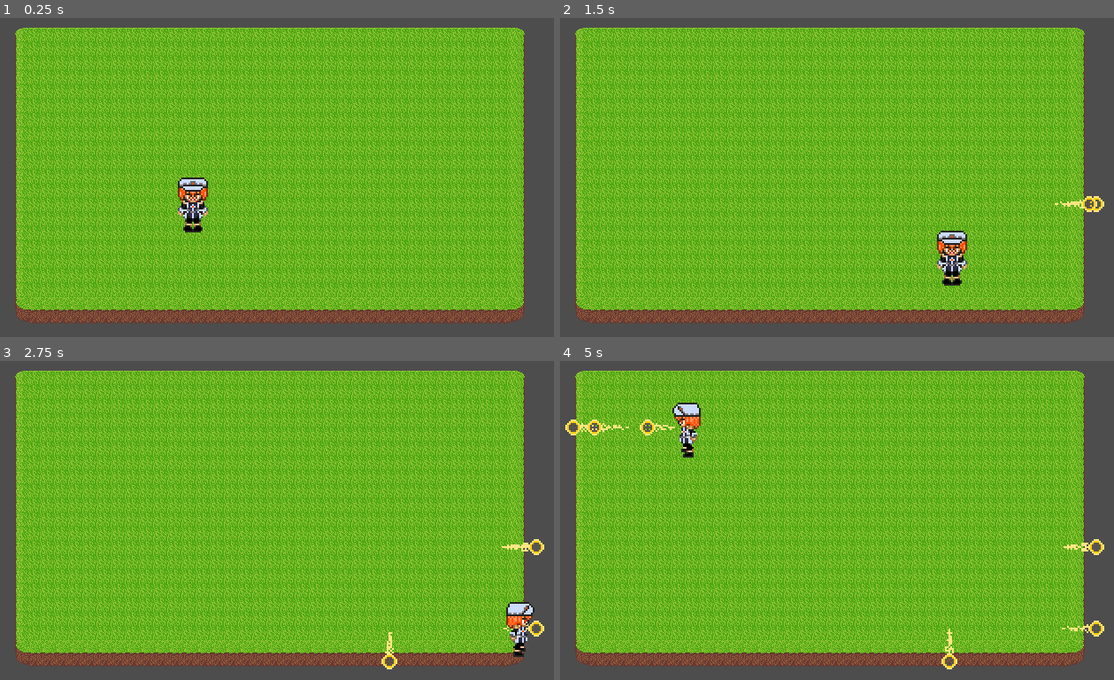
Above: before the commit, frames 1-4 (two rows, left to right).
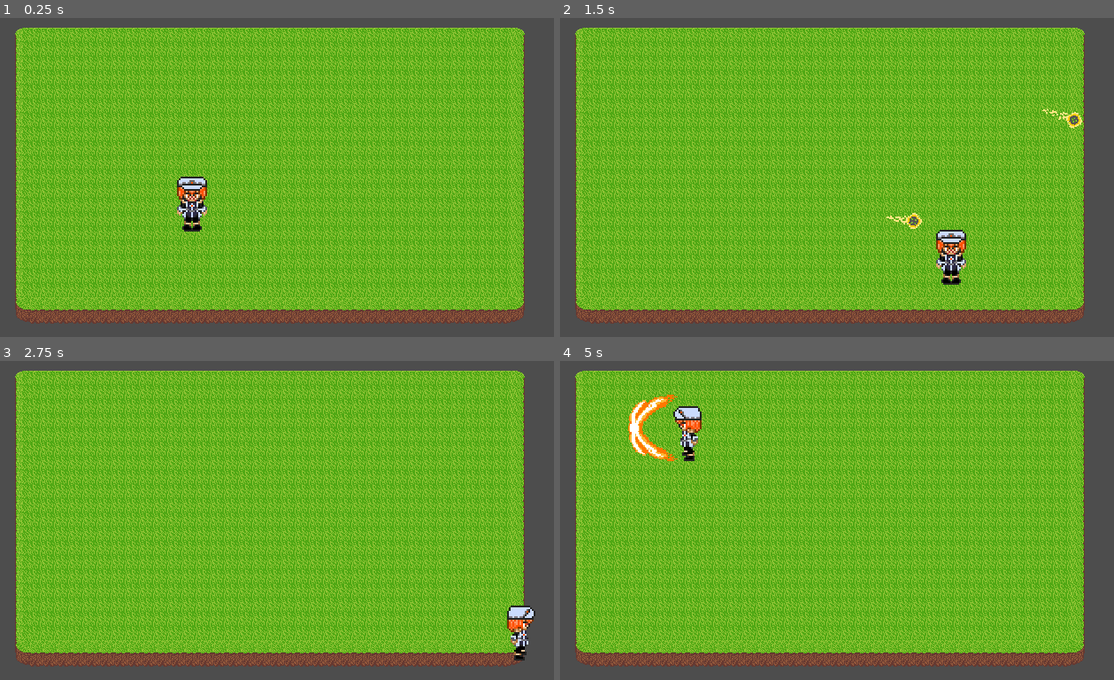
Above: after the commit, the same moments.

Repository: NiroJr/TheHerosFall
Game: Godot game, scene res://Scenes/main.tscn
The game is run twice, just before and just after one commit, with the same random seed, the same clock (stepped at 60 frames per second) and the same inputs.
Inputs (mouse positions are in pixels of both pictures, inside the frame that each line leads up to):
- Up to frame 1 (0.25 s): no input
- Up to frame 2 (1.5 s): tap Enter (ui_accept) at 0.5, 0.77, 1.07 s; move the mouse to (953, 161) at 0.52 s; hold Right (ui_right) 0.53-1.28 s; tap X (sword_swing) at 0.6 s; click (953, 161) at 0.8 s; move the mouse to (715, 193) at 1.27 s; hold Down (ui_down) from 1.28 s (still down); click (715, 193) at 1.35 s
- Up to frame 3 (2.75 s): tap Enter (ui_accept) at 1.52, 1.55, 1.82, 2.1 s; move the mouse to (326, 450) at 2.02 s; release Down (ui_down) at 2.03 s; hold Right (ui_right) from 2.03 s (still down); tap X (sword_swing) at 2.3 s
- Up to frame 4 (5 s): move the mouse to (803, 584) at 2.77 s; release Right (ui_right) at 2.78 s; hold Up (ui_up) 2.78-3.53 s; tap X (sword_swing) at 2.85, 4.35 s; tap Enter (ui_accept) at 3.02, 3.32, 3.77, 3.8, 4.07, 4.52, 4.82 s; click (803, 584) at 3.05 s; move the mouse to (1003, 568) at 3.52 s; hold Left (ui_left) from 3.53 s (still down); click (1003, 568) at 3.6 s; move the mouse to (659, 472) at 4.27 s

The runs differ from the first frame. In frame 1, 0.4% of the frame differs, in the area x 31-38%, y 49-68%; in frame 2, 0.9%; in frame 3, 0.9%; in frame 4, 2.0%, in the area x 0-99%, y 10-97%.

Commit message:
Updated Attack animations, Added input mapping under project Settings, and implemeneted projectile Life timer

Diff:
--- a/Scenes/main.tscn
+++ b/Scenes/main.tscn
@@ -39,12 +39,12 @@
 texture = SubResource("PlaceholderTexture2D_vikc2")
 
 [node name="wallBottom" type="StaticBody2D" parent="." unique_id=1426162551]
-position = Vector2(27, 487)
+position = Vector2(22.000002, 356)
 scale = Vector2(-31.116547, 653.8203)
 collision_layer = 2
 
 [node name="CollisionShape2D" type="CollisionShape2D" parent="wallBottom" unique_id=919635688]
-position = Vector2(-17.097013, -0.20800823)
+position = Vector2(-16.936327, -1.4901161e-08)
 scale = Vector2(0.999999, 1)
 shape = SubResource("RectangleShape2D_bo1nx")
 
--- a/Scenes/player.tscn
+++ b/Scenes/player.tscn
@@ -6,6 +6,19 @@
 [ext_resource type="Texture2D" uid="uid://cr7ku3tt1t0hm" path="res://Assets/MCSprites/characterSprites/MainChar5.png" id="4_3smsa"]
 [ext_resource type="Texture2D" uid="uid://dnhrommmhvo6b" path="res://Assets/MCSprites/characterSprites/MainChar3.png" id="5_8erm5"]
 [ext_resource type="Texture2D" uid="uid://d2exdcu6qhdmu" path="res://Assets/MCSprites/characterSprites/MainChar2.png" id="6_f1ek2"]
+[ext_resource type="Texture2D" uid="uid://dvtsqyt8nnv1v" path="res://Assets/MCSprites/attackSprites/fireAttack1.png" id="7_fs7ks"]
+[ext_resource type="Texture2D" uid="uid://u8nksm1b80nx" path="res://Assets/MCSprites/attackSprites/fireAttack2.png" id="8_l6n3p"]
+[ext_resource type="Texture2D" uid="uid://bpvmumcw7ubxj" path="res://Assets/MCSprites/attackSprites/fireAttack3.png" id="9_olqyp"]
+[ext_resource type="Texture2D" uid="uid://bllr5fx03wofs" path="res://Assets/MCSprites/attackSprites/fireAttack4.png" id="10_wpjfl"]
+[ext_resource type="Texture2D" uid="uid://c8w0roh5ng0md" path="res://Assets/MCSprites/attackSprites/fireAttack5.png" id="11_bi64h"]
+[ext_resource type="Texture2D" uid="uid://bt2gn60veo0nn" path="res://Assets/MCSprites/attackSprites/fireAttack6.png" id="12_2ijsl"]
+[ext_resource type="Texture2D" uid="uid://dfttfrc0xaily" path="res://Assets/MCSprites/attackSprites/fireAttack7.png" id="13_p1odr"]
+[ext_resource type="Texture2D" uid="uid://bdg263dbb0t1l" path="res://Assets/MCSprites/attackSprites/fireAttack8.png" id="14_0gysh"]
+[ext_resource type="Texture2D" uid="uid://cey0ehk1c6utm" path="res://Assets/MCSprites/attackSprites/fireAttack9.png" id="15_vfarp"]
+[ext_resource type="Texture2D" uid="uid://666dgaiu6bp0" path="res://Assets/MCSprites/attackSprites/fireAttack10.png" id="16_y6uwr"]
+[ext_resource type="Texture2D" uid="uid://ba6731eua4m7" path="res://Assets/MCSprites/attackSprites/fireAttack11.png" id="17_83xs0"]
+[ext_resource type="Texture2D" uid="uid://c1os5dfj0jy05" path="res://Assets/MCSprites/attackSprites/fireAttack12.png" id="18_ypfnu"]
+[ext_resource type="Texture2D" uid="uid://c52l7eh5v3une" path="res://Assets/MCSprites/attackSprites/fireAttack13.png" id="19_xuaoq"]
 
 [sub_resource type="RectangleShape2D" id="RectangleShape2D_i5tie"]
 size = Vector2(32, 62)
@@ -56,7 +69,62 @@
 [sub_resource type="RectangleShape2D" id="RectangleShape2D_vikc2"]
 size = Vector2(59, 10)
 
-[sub_resource type="PlaceholderTexture2D" id="PlaceholderTexture2D_i5tie"]
+[sub_resource type="SpriteFrames" id="SpriteFrames_i5tie"]
+animations = [{
+"frames": [{
+"duration": 1.0,
+"texture": ExtResource("7_fs7ks")
+}, {
+"duration": 1.0,
+"texture": ExtResource("8_l6n3p")
+}, {
+"duration": 1.0,
+"texture": ExtResource("9_olqyp")
+}, {
+"duration": 1.0,
+"texture": ExtResource("10_wpjfl")
+}],
+"loop": 0,
+"name": &"Combo1",
+"speed": 5.0
+}, {
+"frames": [{
+"duration": 1.0,
+"texture": ExtResource("11_bi64h")
+}, {
+"duration": 1.0,
+"texture": ExtResource("12_2ijsl")
+}, {
+"duration": 1.0,
+"texture": ExtResource("13_p1odr")
+}],
+"loop": 0,
+"name": &"Combo2",
+"speed": 3.0
+}, {
+"frames": [{
+"duration": 1.0,
+"texture": ExtResource("14_0gysh")
+}, {
+"duration": 1.0,
+"texture": ExtResource("15_vfarp")
+}, {
+"duration": 1.0,
+"texture": ExtResource("16_y6uwr")
+}, {
+"duration": 1.0,
+"texture": ExtResource("17_83xs0")
+}, {
+"duration": 1.0,
+"texture": ExtResource("18_ypfnu")
+}, {
+"duration": 1.0,
+"texture": ExtResource("19_xuaoq")
+}],
+"loop": 0,
+"name": &"Combo3",
+"speed": 5.0
+}]
 
 [node name="Player" type="CharacterBody2D" unique_id=481447577]
 z_index = 10
@@ -65,11 +133,9 @@
 script = ExtResource("1_onrkg")
 
 [node name="CollisionShape2D" type="CollisionShape2D" parent="." unique_id=396957255]
-position = Vector2(2, 0)
 shape = SubResource("RectangleShape2D_i5tie")
 
 [node name="PlayerSprite" type="AnimatedSprite2D" parent="." unique_id=1537809165]
-position = Vector2(0.5, 0.5)
 scale = Vector2(2, 2)
 sprite_frames = SubResource("SpriteFrames_xrrqc")
 animation = &"down"
@@ -85,9 +151,14 @@
 position = Vector2(30, 0)
 shape = SubResource("RectangleShape2D_vikc2")
 
-[node name="Sprite2D" type="Sprite2D" parent="SwordPivot/Sword" unique_id=1233708772]
-position = Vector2(0, -5)
-scale = Vector2(60, 10)
-texture = SubResource("PlaceholderTexture2D_i5tie")
+[node name="SwordAnimation" type="AnimatedSprite2D" parent="SwordPivot/Sword" unique_id=1076756845]
+position = Vector2(20, 0)
+rotation = -3.1415927
+scale = Vector2(1.4921261, 1.344719)
+sprite_frames = SubResource("SpriteFrames_i5tie")
+animation = &"Combo2"
 
 [node name="Combo" type="Timer" parent="." unique_id=741614805]
+one_shot = true
+
+[connection signal="timeout" from="Combo" to="." method="_on_combo_timeout"]
--- a/Scenes/projectile.tscn
+++ b/Scenes/projectile.tscn
@@ -78,3 +78,8 @@
 sprite_frames = SubResource("SpriteFrames_m7t8w")
 animation = &"diagonal"
 frame_progress = 0.2842808
+
+[node name="Life" type="Timer" parent="." unique_id=872869785]
+one_shot = true
+
+[connection signal="timeout" from="Life" to="." method="_on_life_timeout"]
--- a/Scripts/player.gd
+++ b/Scripts/player.gd
@@ -29,8 +29,8 @@
 func _physics_process(_delta: float) -> void:
 	# Get the input direction and handle the movement/deceleration.
 	# As good practice, you should replace UI actions with custom gameplay actions.
-	var hDirection := Input.get_axis("ui_left", "ui_right")
-	var vDirection := Input.get_axis("ui_up", "ui_down")
+	var hDirection := Input.get_axis("Left", "Right")
+	var vDirection := Input.get_axis("Up", "Down")
 
 	if hDirection:
 		velocity.x = hDirection * SPEED
@@ -64,8 +64,7 @@
 
 	move_and_slide()
 
-	if Input.is_action_just_pressed("ui_accept"):
-		print("shoot called")
+	if Input.is_action_just_pressed("Shoot"):
 		shoot()
 	if Input.is_action_just_pressed("sword_swing"):
 		if(is_swinging):
@@ -76,37 +75,51 @@
 		var side := 1 if(cos(facing_angle) >=0) else -1
 		match combo_step:
 			0:
+				$SwordPivot/Sword/SwordAnimation.flip_h = (side == 1)
+				$SwordPivot/Sword/SwordAnimation.flip_v = false
 				$SwordPivot.rotation = facing_angle-side*swing_spread
 				var swing_tween = create_tween()
 				swing_tween.tween_property($SwordPivot, "rotation", facing_angle+side*swing_spread, 0.15)
+				$SwordPivot/Sword/SwordAnimation.play("Combo1")
 				await swing_tween.finished
+				await $SwordPivot/Sword/SwordAnimation.animation_finished
 			1:
 				$SwordPivot.rotation = facing_angle+side*swing_spread
+				$SwordPivot/Sword/SwordAnimation.flip_h = true
+				$SwordPivot/Sword/SwordAnimation.rotation = deg_to_rad(180)
+				$SwordPivot/Sword/SwordAnimation.flip_v = (side==1)
 				var swing_tween = create_tween()
 				swing_tween.tween_property($SwordPivot, "rotation", facing_angle-side*swing_spread, 0.15)
+				$SwordPivot/Sword/SwordAnimation.play("Combo2")
 				await swing_tween.finished
+				await $SwordPivot/Sword/SwordAnimation.animation_finished
 			2:
-				$SwordPivot.rotation = facing_angle
+				$SwordPivot/Sword/SwordAnimation.flip_h = false
+				$SwordPivot/Sword/SwordAnimation.flip_v = false
+				$SwordPivot.rotation = facing_angle+side*swing_spread
+				$SwordPivot/Sword/SwordAnimation.rotation = deg_to_rad(-90) -side*swing_spread
+				var fix: float =  $SwordPivot/Sword/SwordAnimation.global_rotation
 				var swing_tween = create_tween()
-				swing_tween.tween_property($SwordPivot, "rotation", facing_angle+TAU, 0.15)
+				swing_tween.tween_property($SwordPivot, "rotation", facing_angle-side*swing_spread, 0.15)
+				swing_tween.parallel().tween_property($SwordPivot/Sword/SwordAnimation, "global_rotation", fix, 0.15)
+				$SwordPivot/Sword/SwordAnimation.play("Combo3")
 				await swing_tween.finished
+				await $SwordPivot/Sword/SwordAnimation.animation_finished
 		combo_step= (combo_step+1)%3
+		$SwordPivot.visible = false
+		$SwordPivot/Sword/SwordAnimation.stop()
+		await get_tree().create_timer(0.1).timeout
 		$Combo.start()
-		await get_tree().create_timer(0.2).timeout
-		$SwordPivot.visible = false
 		is_swinging = false;
 
 
 func _on_combo_timeout() -> void:
 	combo_step = 0;
-	is_swinging = false;
 
 func shoot():
 	var instance = projectile.instantiate()
-	instance.scale.x = -1
-	instance.scale.y = -1
-	instance.dir = facing_angle
+	var angle = (get_global_mouse_position() - global_position).angle()
+	instance.dir = angle
 	instance.spawnPos = global_position
-	instance.spawnRot = facing_angle
+	instance.spawnRot = angle
 	main.add_child.call_deferred(instance)
-	print("spawned at ", global_position, " parent: ", get_tree().current_scene.name)
--- a/Scripts/projectile.gd
+++ b/Scripts/projectile.gd
@@ -12,7 +12,15 @@
 	global_position = spawnPos
 	global_rotation = spawnRot
 	sprite.play("default");
+	$Life.start()
 
-func _physics_process(_delta):
-	velocity = (Vector2.RIGHT * speed).rotated(dir)
-	move_and_slide()
+func _physics_process(delta):
+	velocity = Vector2.RIGHT.rotated(dir) * speed
+	var collision = move_and_collide(velocity * delta)
+	if collision:
+		dir = velocity.bounce(collision.get_normal()).angle()
+		global_rotation = dir
+
+func _on_life_timeout() -> void:
+	queue_free()
+	$Life.stop()
--- a/project.godot
+++ b/project.godot
@@ -27,6 +27,36 @@
 sword_swing={
 "deadzone": 0.2,
 "events": [Object(InputEventKey,"resource_local_to_scene":false,"resource_name":"","device":16,"window_id":0,"alt_press …(190 unchanged characters)…
+, Object(InputEventMouseButton,"resource_local_to_scene":false,"resource_name":"","device":-1,"window_id":0,"alt_pressed":false,"shift_pressed":false,"ctrl_pressed":false,"meta_pressed":false,"button_mask":0,"position":Vector2(0, 0),"global_position":Vector2(0, 0),"factor":1.0,"button_index":2,"canceled":false,"pressed":false,"double_click":false,"script":null)
+]
+}
+Up={
+"deadzone": 0.2,
+"events": [Object(InputEventKey,"resource_local_to_scene":false,"resource_name":"","device":-1,"window_id":0,"alt_pressed":false,"shift_pressed":false,"ctrl_pressed":false,"meta_pressed":false,"pressed":false,"keycode":0,"physical_keycode":87,"key_label":0,"unicode":119,"location":0,"echo":false,"script":null)
+, Object(InputEventKey,"resource_local_to_scene":false,"resource_name":"","device":-1,"window_id":0,"alt_pressed":false,"shift_pressed":false,"ctrl_pressed":false,"meta_pressed":false,"pressed":false,"keycode":0,"physical_keycode":4194320,"key_label":0,"unicode":0,"location":0,"echo":false,"script":null)
+]
+}
+Left={
+"deadzone": 0.2,
+"events": [Object(InputEventKey,"resource_local_to_scene":false,"resource_name":"","device":-1,"window_id":0,"alt_pressed":false,"shift_pressed":false,"ctrl_pressed":false,"meta_pressed":false,"pressed":false,"keycode":0,"physical_keycode":65,"key_label":0,"unicode":97,"location":0,"echo":false,"script":null)
+, Object(InputEventKey,"resource_local_to_scene":false,"resource_name":"","device":-1,"window_id":0,"alt_pressed":false,"shift_pressed":false,"ctrl_pressed":false,"meta_pressed":false,"pressed":false,"keycode":0,"physical_keycode":4194319,"key_label":0,"unicode":0,"location":0,"echo":false,"script":null)
+]
+}
+Right={
+"deadzone": 0.2,
+"events": [Object(InputEventKey,"resource_local_to_scene":false,"resource_name":"","device":-1,"window_id":0,"alt_pressed":false,"shift_pressed":false,"ctrl_pressed":false,"meta_pressed":false,"pressed":false,"keycode":0,"physical_keycode":68,"key_label":0,"unicode":100,"location":0,"echo":false,"script":null)
+, Object(InputEventKey,"resource_local_to_scene":false,"resource_name":"","device":-1,"window_id":0,"alt_pressed":false,"shift_pressed":false,"ctrl_pressed":false,"meta_pressed":false,"pressed":false,"keycode":0,"physical_keycode":4194321,"key_label":0,"unicode":0,"location":0,"echo":false,"script":null)
+]
+}
+Down={
+"deadzone": 0.2,
+"events": [Object(InputEventKey,"resource_local_to_scene":false,"resource_name":"","device":-1,"window_id":0,"alt_pressed":false,"shift_pressed":false,"ctrl_pressed":false,"meta_pressed":false,"pressed":false,"keycode":0,"physical_keycode":83,"key_label":0,"unicode":115,"location":0,"echo":false,"script":null)
+, Object(InputEventKey,"resource_local_to_scene":false,"resource_name":"","device":-1,"window_id":0,"alt_pressed":false,"shift_pressed":false,"ctrl_pressed":false,"meta_pressed":false,"pressed":false,"keycode":0,"physical_keycode":4194322,"key_label":0,"unicode":0,"location":0,"echo":false,"script":null)
+]
+}
+Shoot={
+"deadzone": 0.2,
+"events": [Object(InputEventMouseButton,"resource_local_to_scene":false,"resource_name":"","device":-1,"window_id":0,"alt_pressed":false,"shift_pressed":false,"ctrl_pressed":false,"meta_pressed":false,"button_mask":0,"position":Vector2(0, 0),"global_position":Vector2(0, 0),"factor":1.0,"button_index":1,"canceled":false,"pressed":false,"double_click":false,"script":null)
 ]
 }
 
